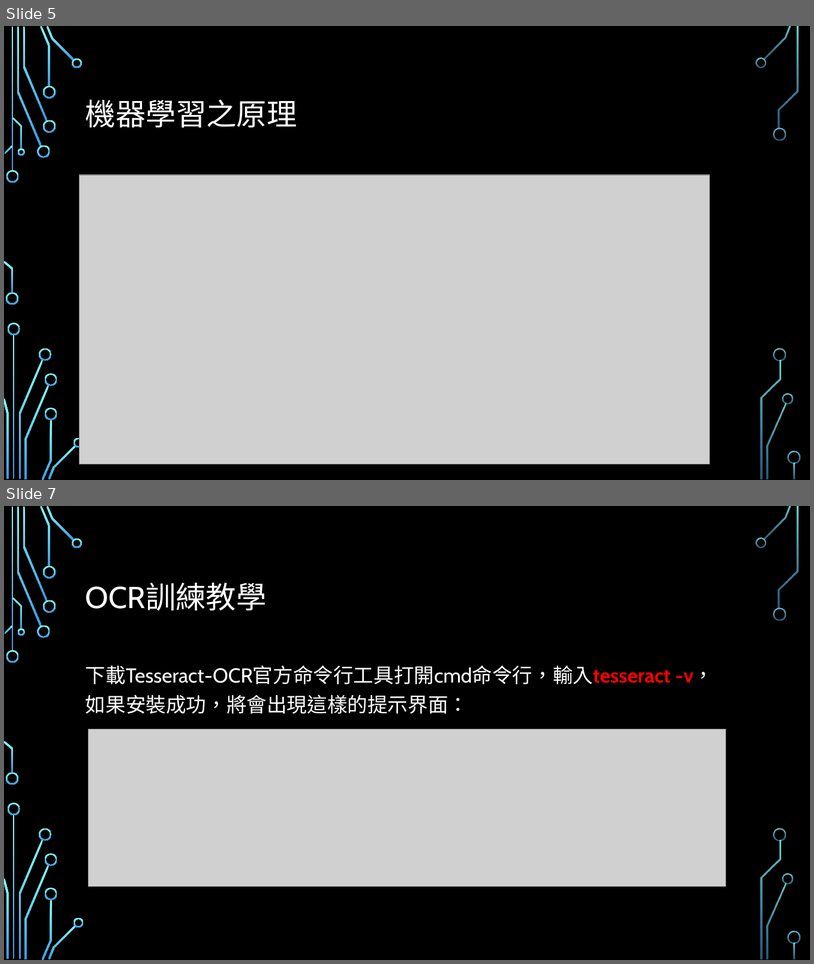
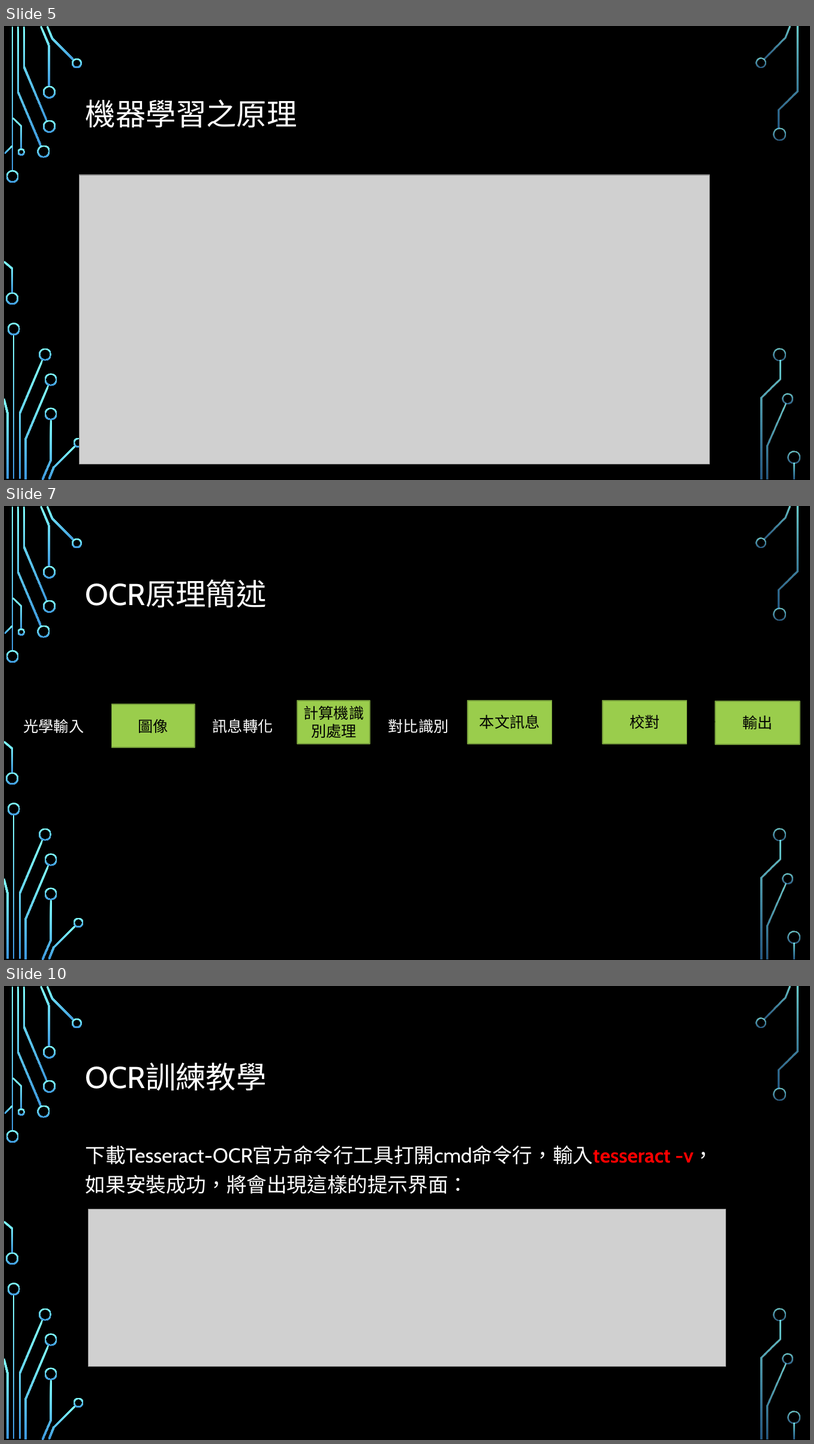
Before and after one commit to sky14785214/Python, a slide deck: 專題資料夾/專題報告資料夾/1080910/第一組_車牌辨識_1080910.pptx. Shown one above the other, each under a label of ours: slides 5 and 7 before the commit, slides 5, 7 and 10 after it; the slides between them are not shown. The pictures are 814x964 and 814x1444 pixels, drawn with LibreOffice and Linux fonts; fonts in the diff are those of the drawing; grey boxes stand for pictures; background and template pictures are left out. Boxes give left, top, right and bottom in pixels: in the first picture for what was removed or moved away, otherwise in the second. Text is boxed around its words. In the diff, an @@ line names an element or a change of style, - is before the commit and + after.

```diff
--- a/專題資料夾/專題報告資料夾/1080910/第一組_車牌辨識_1080910.pptx
+++ b/專題資料夾/專題報告資料夾/1080910/第一組_車牌辨識_1080910.pptx
@@ slide 7 added at (4, 506, 810, 960), background picture (left out); not listed: 36 template elements that a slide beside it also shows @@
@@ title added at (86, 580, 267, 607), 36 pt, text #FFFFFF @@
+OCR原理簡述
@@ rectangle added at (297, 700, 370, 743), fill #9ACD4C, outline #729838 1.25 pt, 18 pt, text #000000 @@
+計算機識別處理
@@ rectangle added at (468, 700, 552, 743), fill #9ACD4C, outline #729838 1.25 pt, 18 pt, text #000000 @@
+本文訊息
@@ rectangle added at (603, 700, 687, 743), fill #9ACD4C, outline #729838 1.25 pt, 18 pt, text #000000 @@
+校對
@@ rectangle added at (716, 701, 800, 744), fill #9ACD4C, outline #729838 1.25 pt, 18 pt, text #000000 @@
+輸出
@@ right arrow added at (6, 709, 109, 742), fill #000000, outline #000000 1.25 pt, 18 pt, text #FFFFFF @@
+光學輸入
@@ rectangle added at (111, 704, 195, 747), fill #9ACD4C, outline #729838 1.25 pt, 18 pt, text #000000 @@
+圖像
@@ right arrow added at (198, 714, 294, 738), fill #000000, outline #000000 1.25 pt, 18 pt, text #FFFFFF @@
+訊息轉化
@@ right arrow added at (380, 711, 464, 741), fill #000000, outline #000000 1.25 pt, 18 pt, text #FFFFFF @@
+對比識別
@@ right arrow added at (556, 711, 600, 732), fill #000000, outline #000000 1.25 pt @@
@@ right arrow added at (689, 711, 715, 732), fill #000000, outline #000000 1.25 pt @@
@@ what was slide 7 is now slide 10 @@
```
Also in this commit, not shown: 1 slide changed, 2 other slides added.
